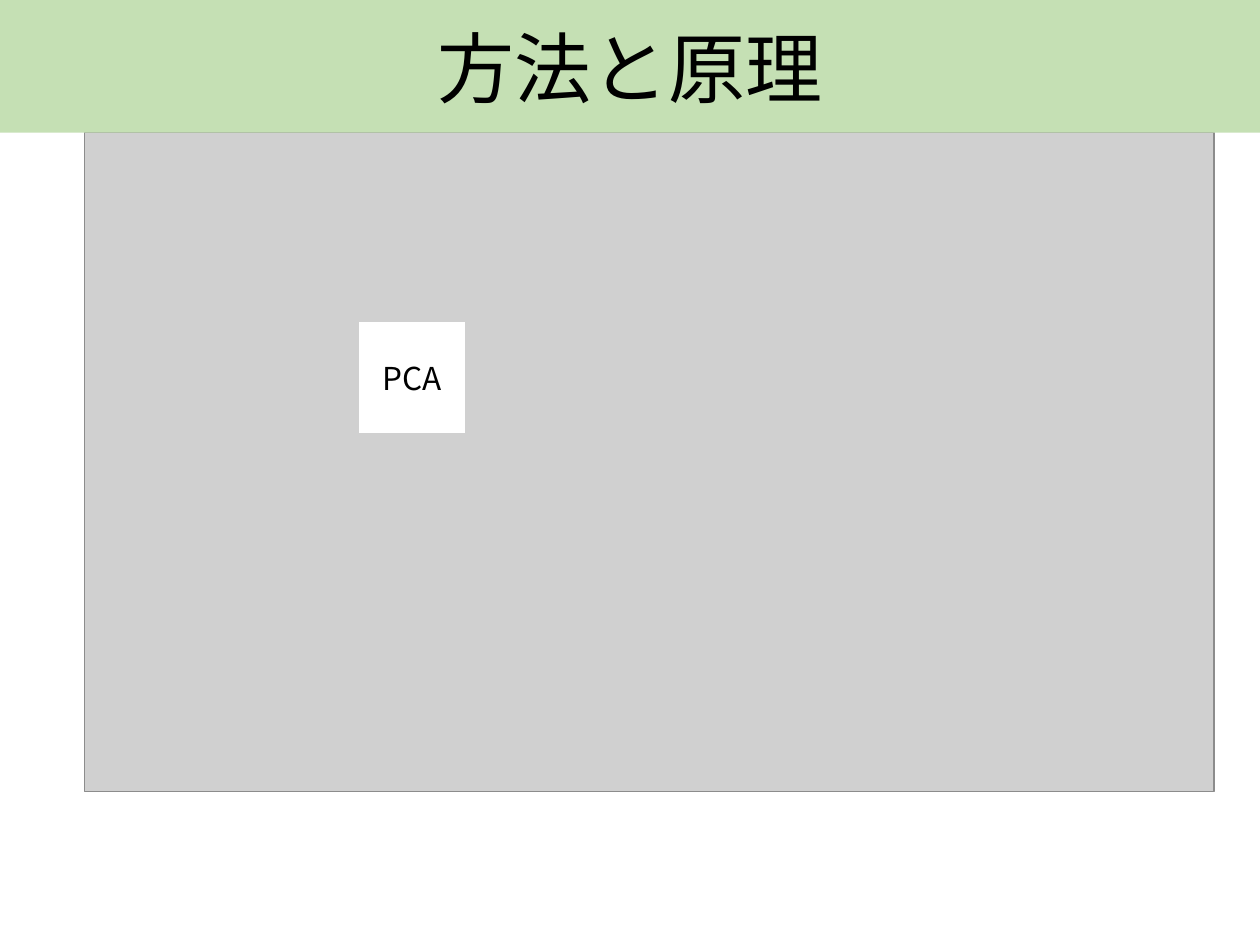
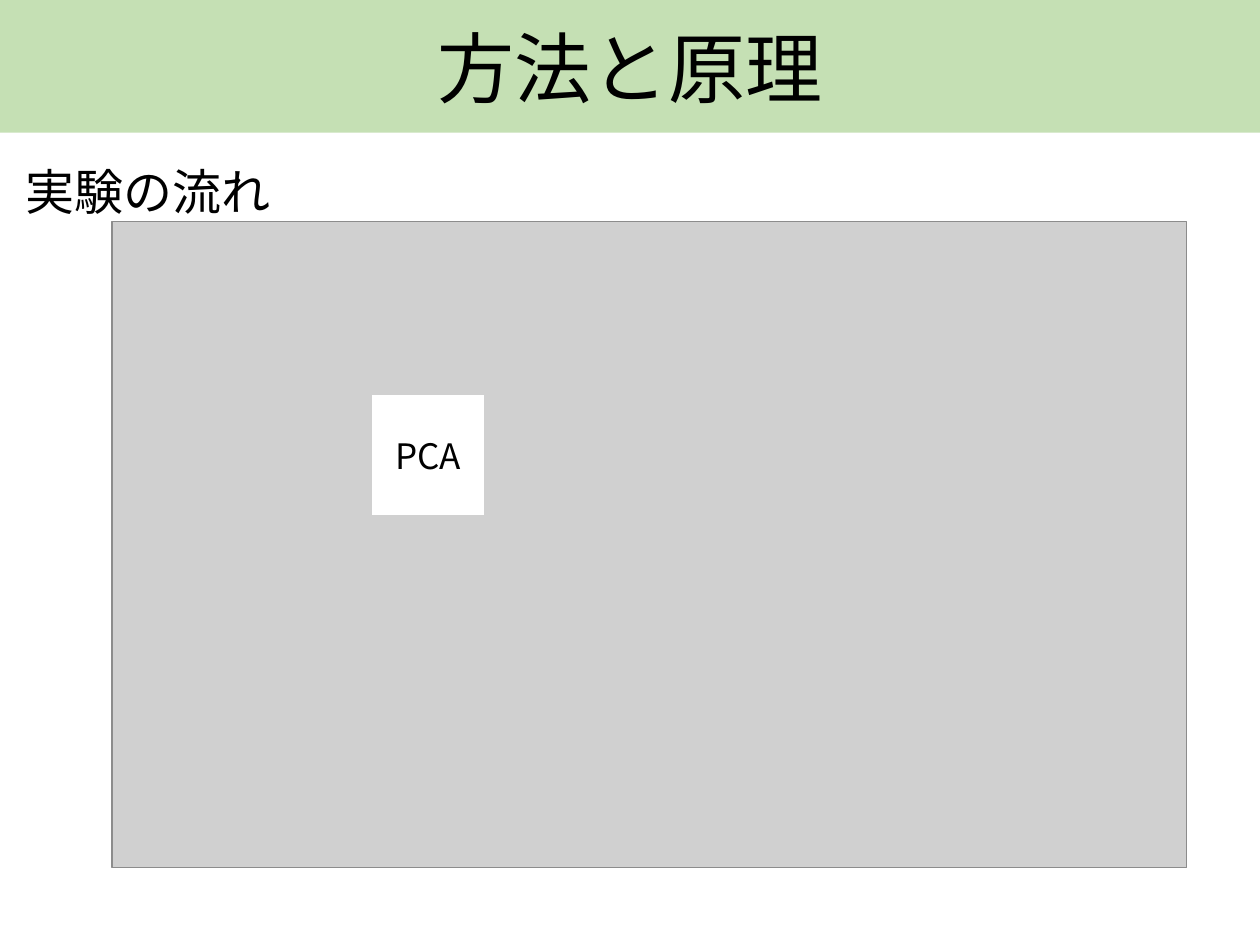
Before and after one commit to AT2032/Tokyo-University-of-Science, a slide deck: slide 4 of 学部3年/前期/学生実験/B1/プレゼン資料.pptx. Drawn at 1260x945 pixels with LibreOffice and Linux fonts; fonts in the diff are those of the drawing; grey boxes stand for pictures. Boxes give left, top, right and bottom in pixels: in the first picture for what was removed or moved away, otherwise in the second. Text is boxed around its words. In the diff, an @@ line names an element or a change of style, - is before the commit and + after.

```diff
--- a/学部3年/前期/学生実験/B1/プレゼン資料.pptx
+++ b/学部3年/前期/学生実験/B1/プレゼン資料.pptx
@@ text added at <box>25,168,270,222</box>, 28 pt, text #000000 @@
+実験の流れ
@@ picture: place and size @@
-picture at <box>84,132,1213,791</box>
+picture at <box>112,222,1187,868</box>
@@ rectangle "PCA": place and size @@
-rectangle "PCA" at <box>359,324,464,432</box>
+rectangle "PCA" at <box>373,396,484,514</box>
@@ rectangle "PCA" at <box>373,396,484,514</box>: size 18 to 20 pt @@
```
Also in this commit, not shown: 2 other slides changed, 1 slide added, 1 slide removed, 1 other file.
